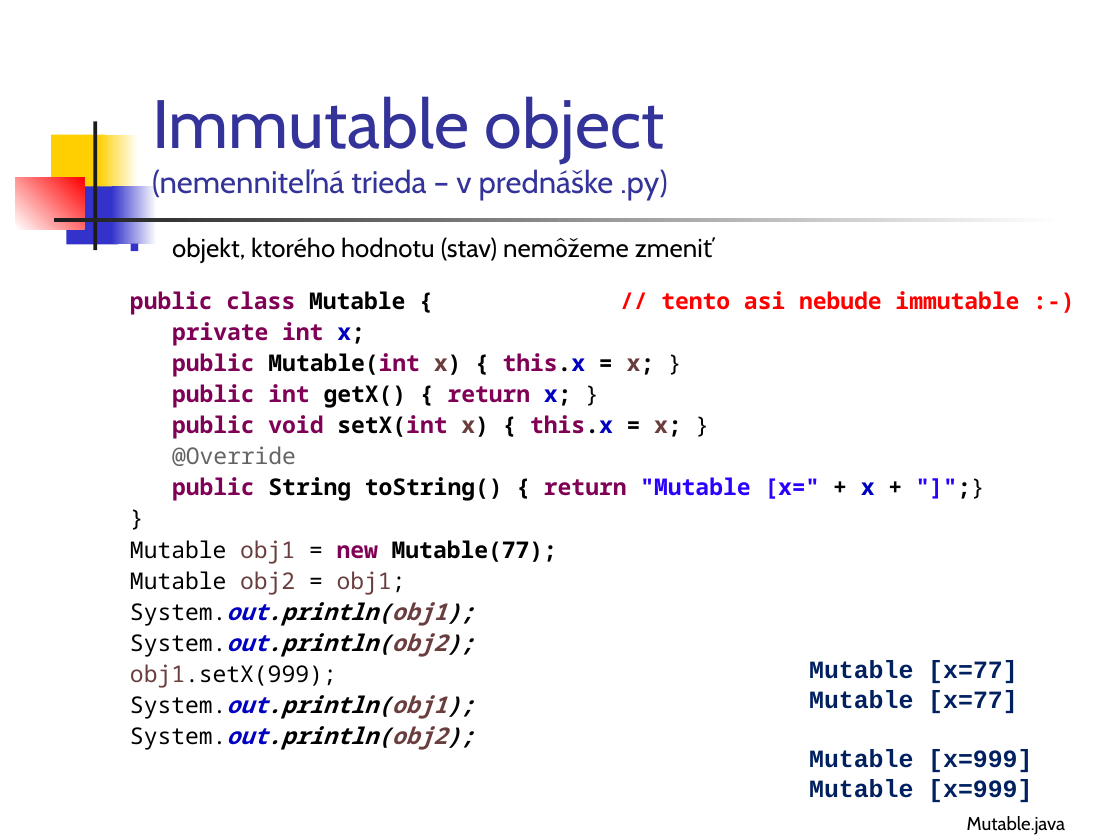
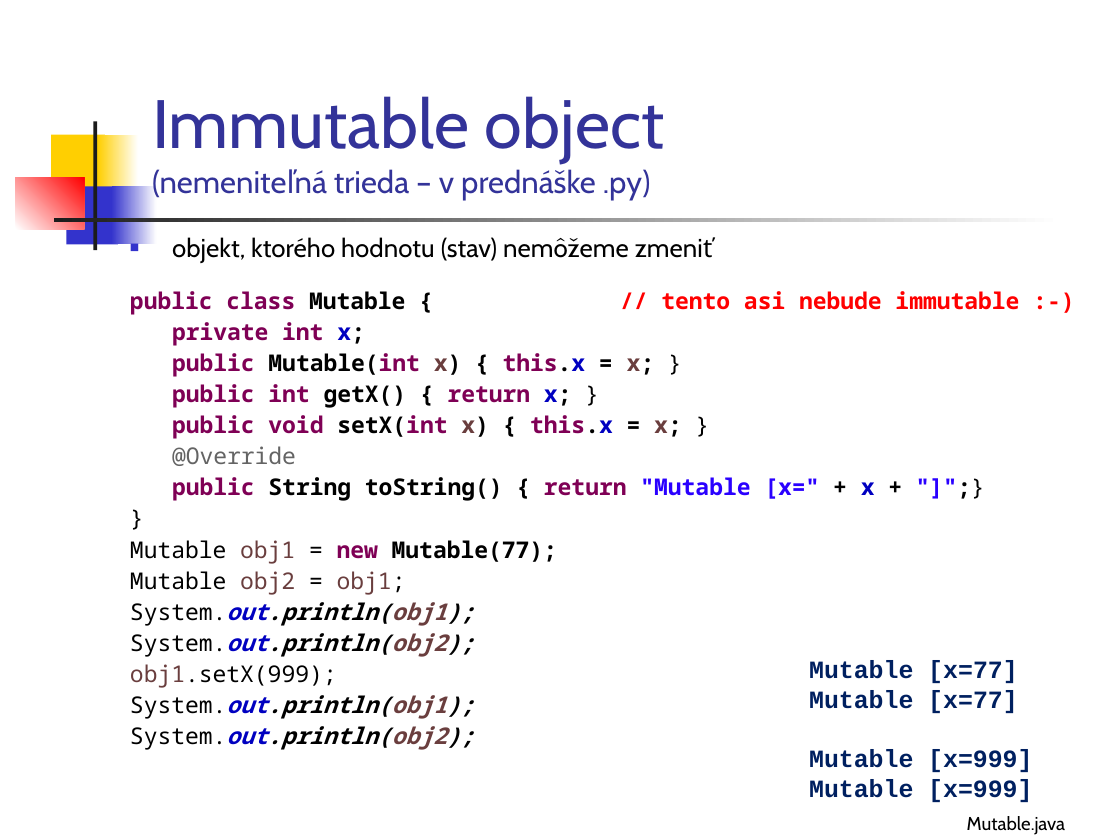
Before and after one commit to Programovanie4/Prednasky, a slide deck: slide 17 of 04/04_java.ppt (slide 20 before the commit). Drawn at 1120x840 pixels with LibreOffice and Linux fonts; fonts in the diff are those of the drawing. Boxes give left, top, right and bottom in pixels: in the first picture for what was removed or moved away, otherwise in the second. Text is boxed around its words. In the diff, an @@ line names an element or a change of style, - is before the commit and + after.

```diff
--- a/04/04_java.ppt
+++ b/04/04_java.ppt
@@ title at <box>152,96,664,200</box>: text changed @@
-Immutable object
-(nemenniteľná trieda – v prednáške .py)
+Immutable object
+(nemeniteľná trieda – v prednáške .py)
```
Also in this commit, not shown: 7 other slides changed, 1 slide added, 5 slides removed, 4 other files.
